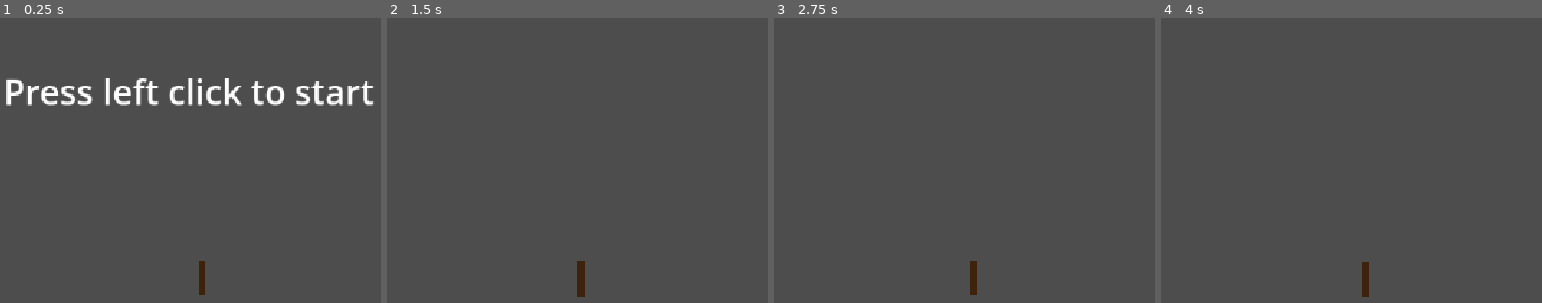
Above: before the commit, frames 1-4 (left to right).
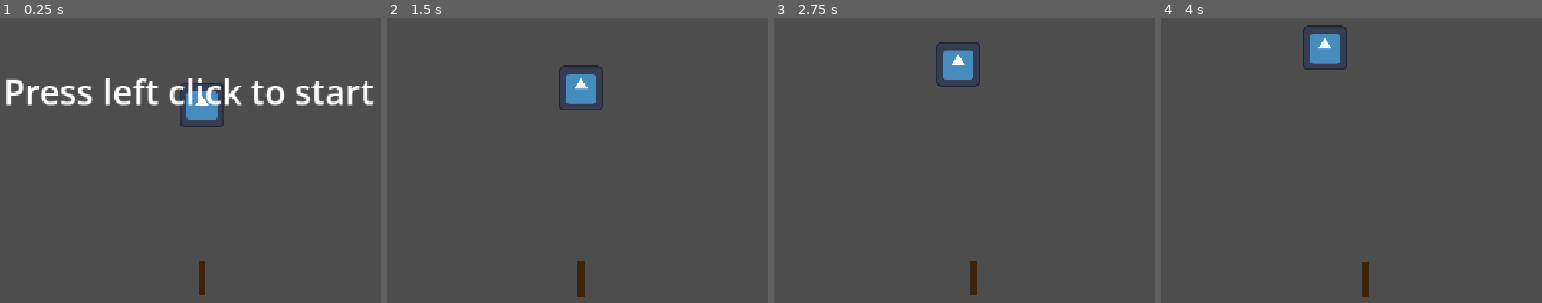
Above: after the commit, the same moments.

Repository: Xwilarg/StickAndBees
Game: Godot game, scene res://scenes/main.tscn
The game is run twice, just before and just after one commit, with the same random seed, the same clock (stepped at 60 frames per second) and the same inputs. The engine's default icon, where the game draws it, is replaced by a stand-in: a white triangle on a blue panel in a dark square.
Inputs (mouse positions are in pixels of both pictures, inside the frame that each line leads up to):
- Up to frame 1 (0.25 s): no input
- Up to frame 2 (1.5 s): tap Enter at 0.5 s; move the mouse to (634, 103) at 0.52 s; click (634, 103) at 0.6 s; move the mouse to (550, 106) at 1.27 s; click (550, 106) at 1.35 s
- Up to frame 3 (2.75 s): move the mouse to (994, 97) at 2.02 s; click (994, 97) at 2.1 s
- Up to frame 4 (4 s): move the mouse to (1351, 112) at 2.77 s; click (1351, 112) at 2.85 s; move the mouse to (1423, 109) at 3.52 s; click (1423, 109) at 3.6 s

The runs differ from the first frame. In frame 1, 0.9% of the frame differs, in the area x 47-59%, y 22-39%; in frame 2, 1.0%; in frame 3, 1.0%; in frame 4, 1.1%, in the area x 37-49%, y 2-19%.

Commit message:
Add bee

Diff:
--- a/scenes/main.tscn
+++ b/scenes/main.tscn
@@ -2,6 +2,7 @@
 
 [ext_resource type="Texture2D" uid="uid://k01h3xq8bjum" path="res://game/sprites/Stick.png" id="1_o5qli"]
 [ext_resource type="Script" uid="uid://cdecglcvdcv7h" path="res://scripts/controller/stick.gd" id="2_0wfyh"]
+[ext_resource type="PackedScene" uid="uid://rrg628deuang" path="res://scenes/prefabs/bee.tscn" id="3_sugp2"]
 
 [sub_resource type="LabelSettings" id="LabelSettings_bhunq"]
 font_size = 50
@@ -74,3 +75,6 @@
 label_settings = SubResource("LabelSettings_bhunq")
 horizontal_alignment = 1
 vertical_alignment = 1
+
+[node name="Bee" parent="." unique_id=1664250955 instance=ExtResource("3_sugp2")]
+position = Vector2(0, -2500)
--- /dev/null
+++ b/scenes/prefabs/bee.tscn
@@ -0,0 +1,18 @@
+[gd_scene format=3 uid="uid://rrg628deuang"]
+
+[ext_resource type="Texture2D" uid="uid://cnonn6m0whjs4" path="res://icon.svg" id="1_eouaw"]
+[ext_resource type="Script" uid="uid://cvlrpswi813yw" path="res://scripts/controller/bee.gd" id="2_d5jp7"]
+
+[sub_resource type="CircleShape2D" id="CircleShape2D_riqys"]
+radius = 335.82
+
+[node name="Bee" type="Sprite2D" unique_id=1664250955]
+scale = Vector2(5, 5)
+texture = ExtResource("1_eouaw")
+script = ExtResource("2_d5jp7")
+
+[node name="Area2D" type="Area2D" parent="." unique_id=594928438]
+scale = Vector2(0.19999999, 0.19999999)
+
+[node name="CollisionShape2D" type="CollisionShape2D" parent="Area2D" unique_id=900958761]
+shape = SubResource("CircleShape2D_riqys")
--- a/scripts/_autoload/game_manager.gd
+++ b/scripts/_autoload/game_manager.gd
@@ -8,7 +8,6 @@
 var is_paused: bool = false
 
 func _ready() -> void:
-	PersistentData.total_deviation = 0.0
 	Input.mouse_mode = Input.MOUSE_MODE_CAPTURED
 	get_node("/root/Root/CanvasLayer/PauseUI").visible = false
 
@@ -23,10 +22,5 @@
 		get_node("/root/Root/CanvasLayer/PauseUI").visible = is_paused
 
 func go_to_shop(deviation: int):
-	PersistentData.total_deviation = deviation
-	var added_money = added_money_against - deviation
-	if added_money < min_money_added: added_money = min_money_added
-	PersistentData.money += added_money
 	GameManager.curr_state = GameManager.game_state.SHOP
 	Input.mouse_mode = Input.MOUSE_MODE_VISIBLE
-	get_tree().change_scene_to_file("res://scenes/shop.tscn")
--- /dev/null
+++ b/scripts/controller/bee.gd
@@ -0,0 +1,16 @@
+extends Sprite2D
+
+var timer: float
+var dir: Vector2
+const speed = 5.0
+
+func _process(delta: float) -> void:
+	if GameManager.curr_state != GameManager.game_state.PLAYING and not GameManager.is_paused: return
+
+	timer -= delta
+	if timer <= 0:
+		print("change dir")
+		dir = Vector2(randf_range(-1.0, 1.0), randf_range(-1.0, 1.0)).normalized()
+		timer = randf_range(.75, 1.5)
+
+	position += dir * speed
--- a/scripts/persistent_data.gd
+++ b/scripts/persistent_data.gd
@@ -1,8 +1,3 @@
 class_name PersistentData
 
-# Progress
-static var total_deviation: int = 0
-static var money: int = 0
-
-# Upgrades
 static var max_speed_y: float = 50.0
Not shown, added: scripts/controller/bee.gd.uid
